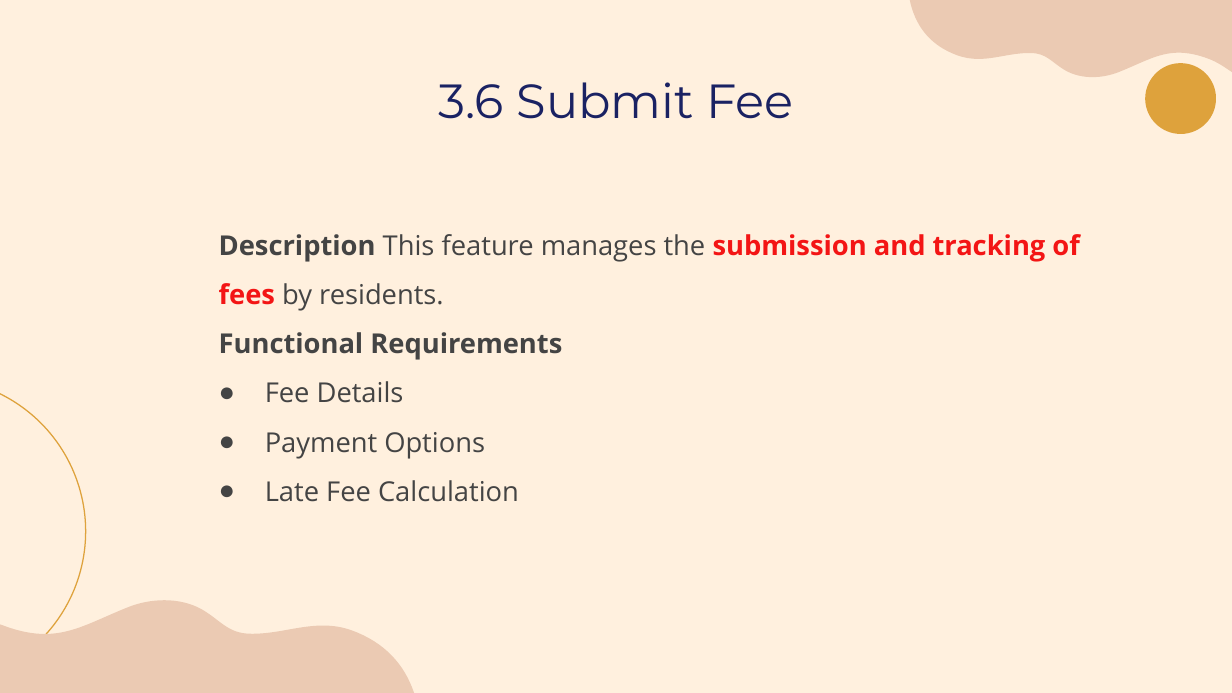
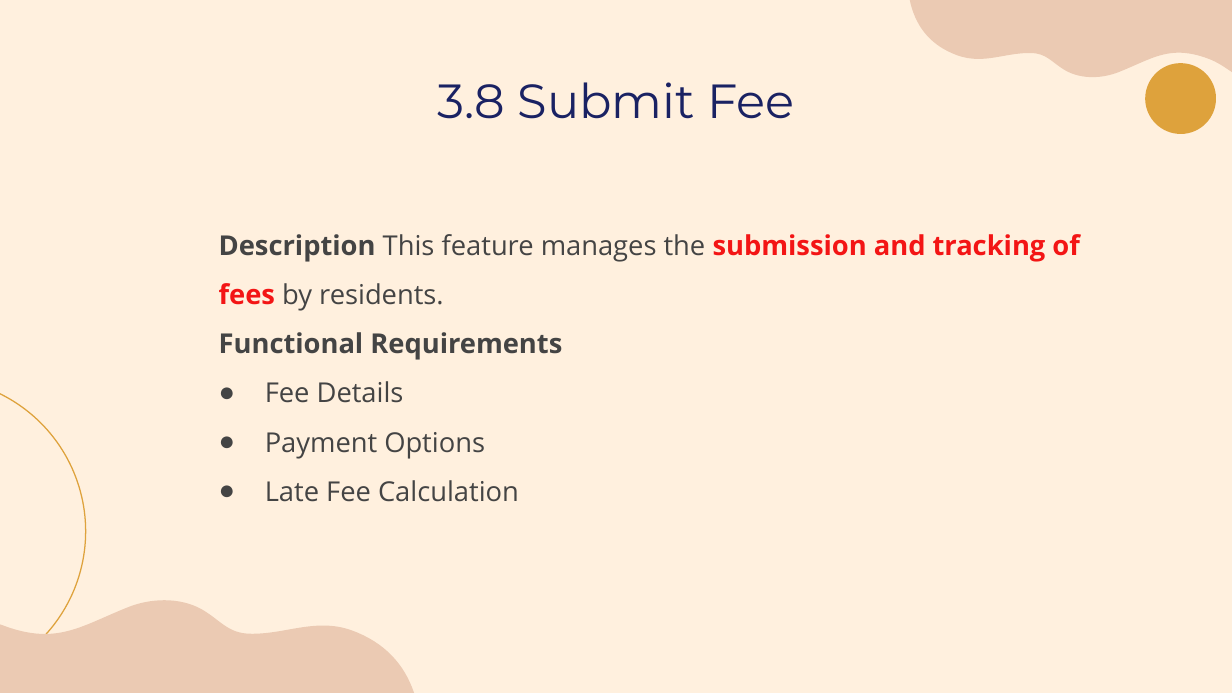
Before and after one commit to laibabintatahir/SRS-HMS, a slide deck: slide 21 of SRS.pptx (slide 18 before the commit). Drawn at 1232x693 pixels with LibreOffice and Linux fonts; fonts in the diff are those of the drawing. Boxes give left, top, right and bottom in pixels: in the first picture for what was removed or moved away, otherwise in the second. Text is boxed around its words. In the diff, an @@ line names an element or a change of style, - is before the commit and + after.

```diff
--- a/SRS.pptx
+++ b/SRS.pptx
@@ title at box(437, 82, 794, 119): text changed @@
-3.6 Submit Fee
+3.8 Submit Fee
```
Also in this commit, not shown: 10 other slides changed, 2 slides added, 2 slides removed, 4 other files.
